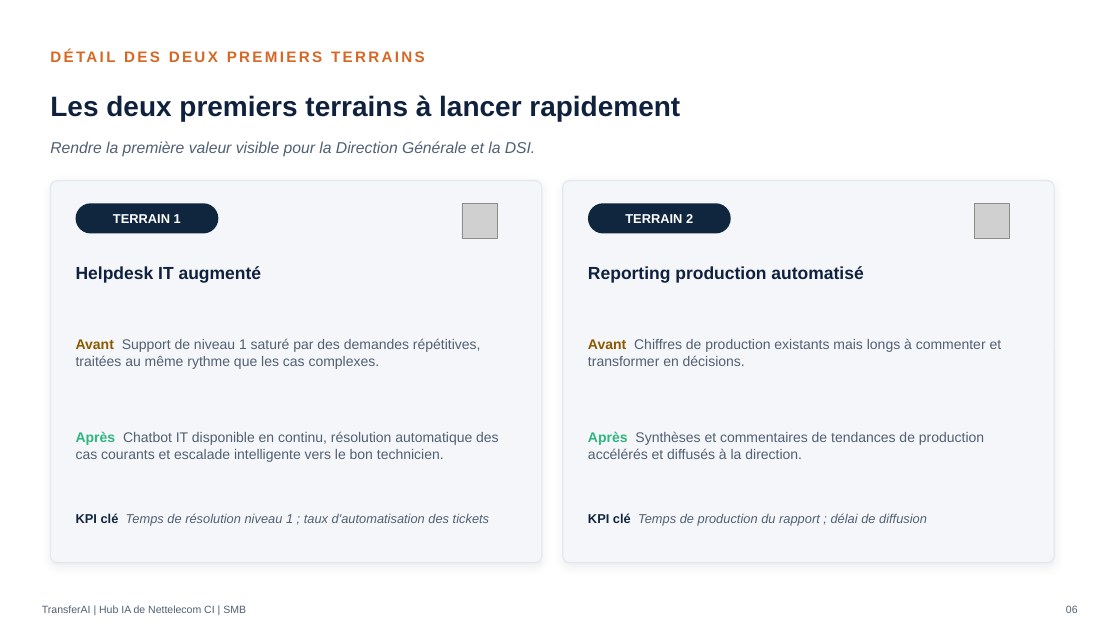
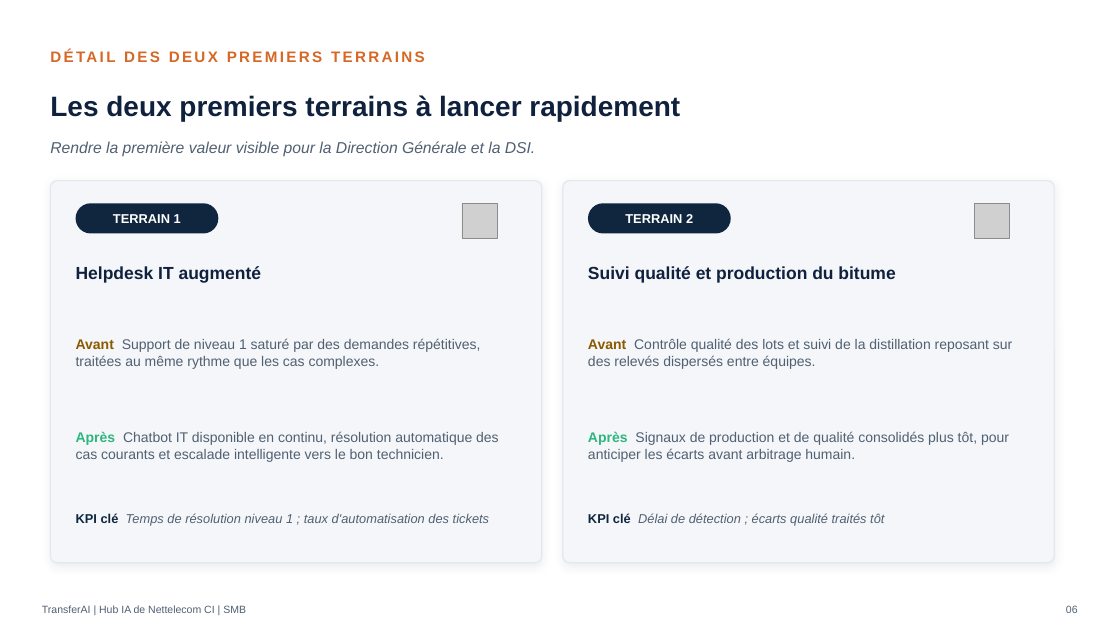
Before and after one commit to mayoro1972/connect-ia-bloom, a slide deck: slide 6 of docs/transferai-prospection/packs-entreprises-cibles-2026-07/SMB/Deck_SMB_2026-07-07.pptx. Drawn at 1120x630 pixels with LibreOffice and Linux fonts; fonts in the diff are those of the drawing; grey boxes stand for pictures. Boxes give left, top, right and bottom in pixels: in the first picture for what was removed or moved away, otherwise in the second. Text is boxed around its words. In the diff, an @@ line names an element or a change of style, - is before the commit and + after.

```diff
--- a/docs/transferai-prospection/packs-entreprises-cibles-2026-07/SMB/Deck_SMB_2026-07-07.pptx
+++ b/docs/transferai-prospection/packs-entreprises-cibles-2026-07/SMB/Deck_SMB_2026-07-07.pptx
@@ text at [588,266,895,283]: text changed @@
-Reporting production automatisé
+Suivi qualité et production du bitume
@@ text at [588,338,1012,369]: text changed @@
-Avant Chiffres de production existants mais longs à commenter et transformer en décisions.
+Avant Contrôle qualité des lots et suivi de la distillation reposant sur des relevés dispersés entre équipes.
@@ text at [588,431,1009,462]: text changed @@
-Après Synthèses et commentaires de tendances de production accélérés et diffusés à la direction.
+Après Signaux de production et de qualité consolidés plus tôt, pour anticiper les écarts avant arbitrage humain.
@@ text at [588,513,884,526]: text changed @@
-KPI clé Temps de production du rapport ; délai de diffusion
+KPI clé Délai de détection ; écarts qualité traités tôt
```
Also in this commit, not shown: 9 other slides changed, 31 other files.
